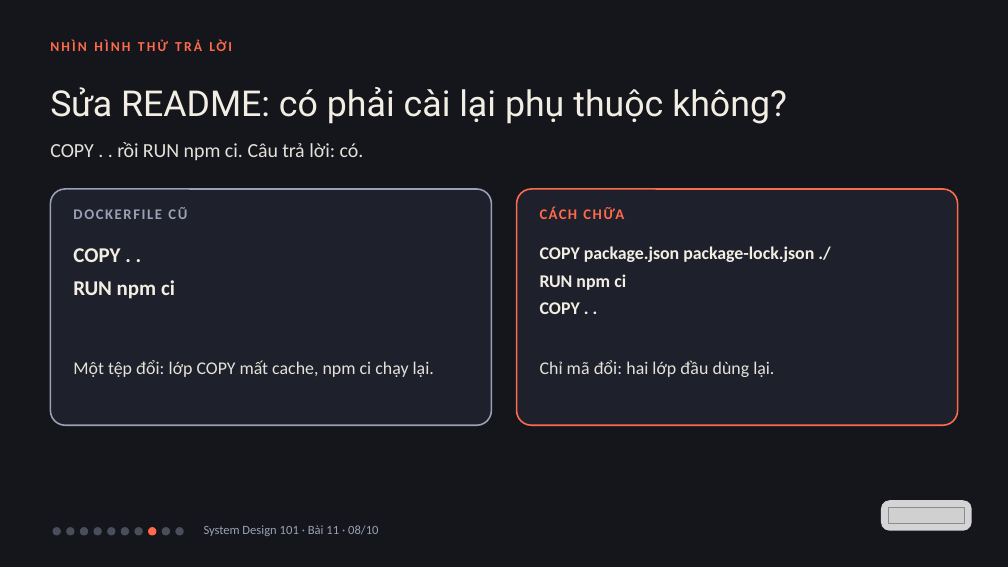
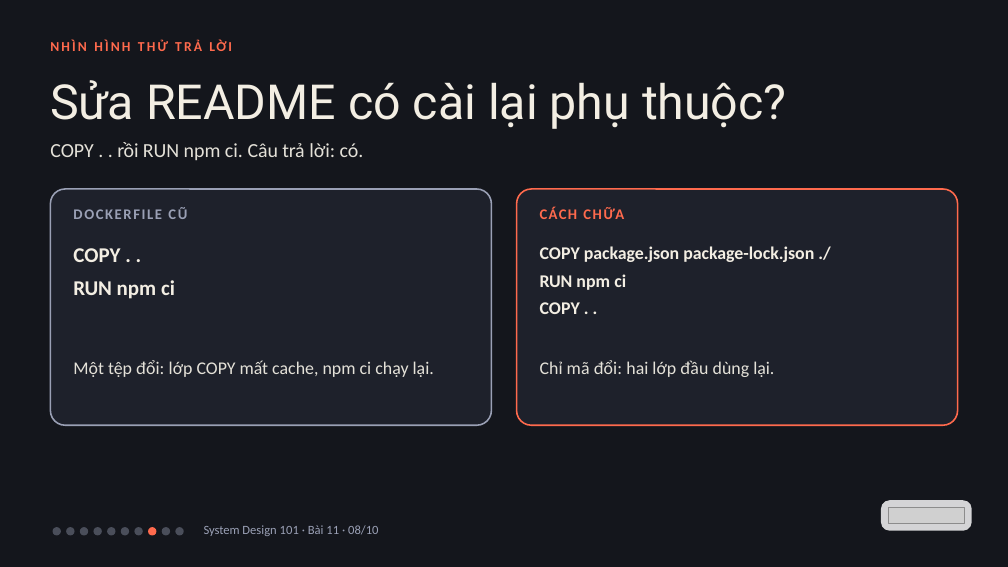
Before and after one commit to vohoailinh90/tool-marketing-studio, a slide deck: slide 8 of system-design-101/vi/lessons/sd-13-011/slides/sd-13-011.pptx. Drawn at 1008x567 pixels with LibreOffice and Linux fonts; fonts in the diff are those of the drawing; grey boxes stand for pictures. Boxes give left, top, right and bottom in pixels: in the first picture for what was removed or moved away, otherwise in the second. Text is boxed around its words. In the diff, an @@ line names an element or a change of style, - is before the commit and + after.

```diff
--- a/system-design-101/vi/lessons/sd-13-011/slides/sd-13-011.pptx
+++ b/system-design-101/vi/lessons/sd-13-011/slides/sd-13-011.pptx
@@ text at (50, 80, 786, 129): text changed; size 51 to 69 pt @@
-Sửa README: có phải cài lại phụ thuộc không?
+Sửa README có cài lại phụ thuộc?
```
Also in this commit, not shown: 1 other slide changed, 8 other files.
